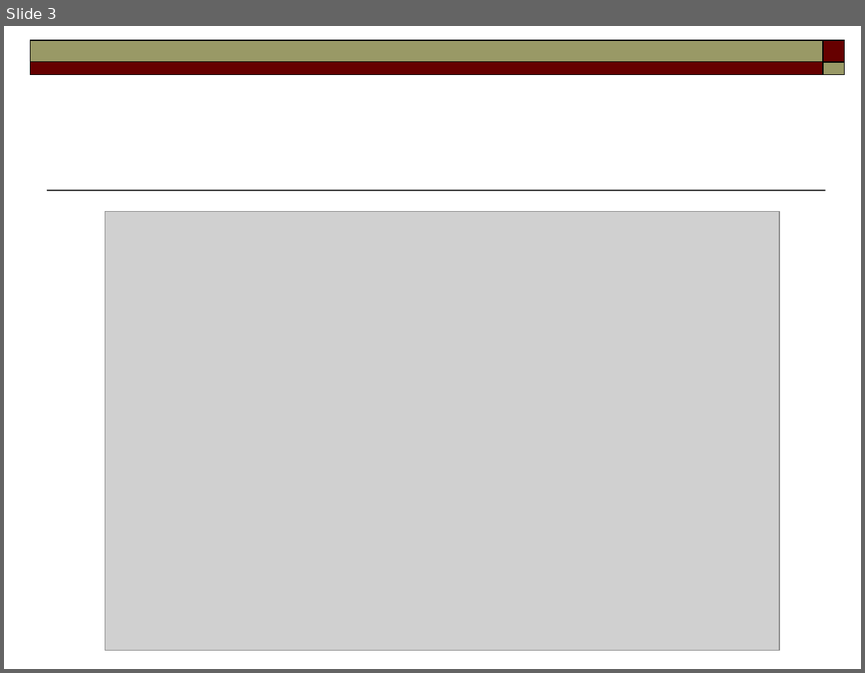
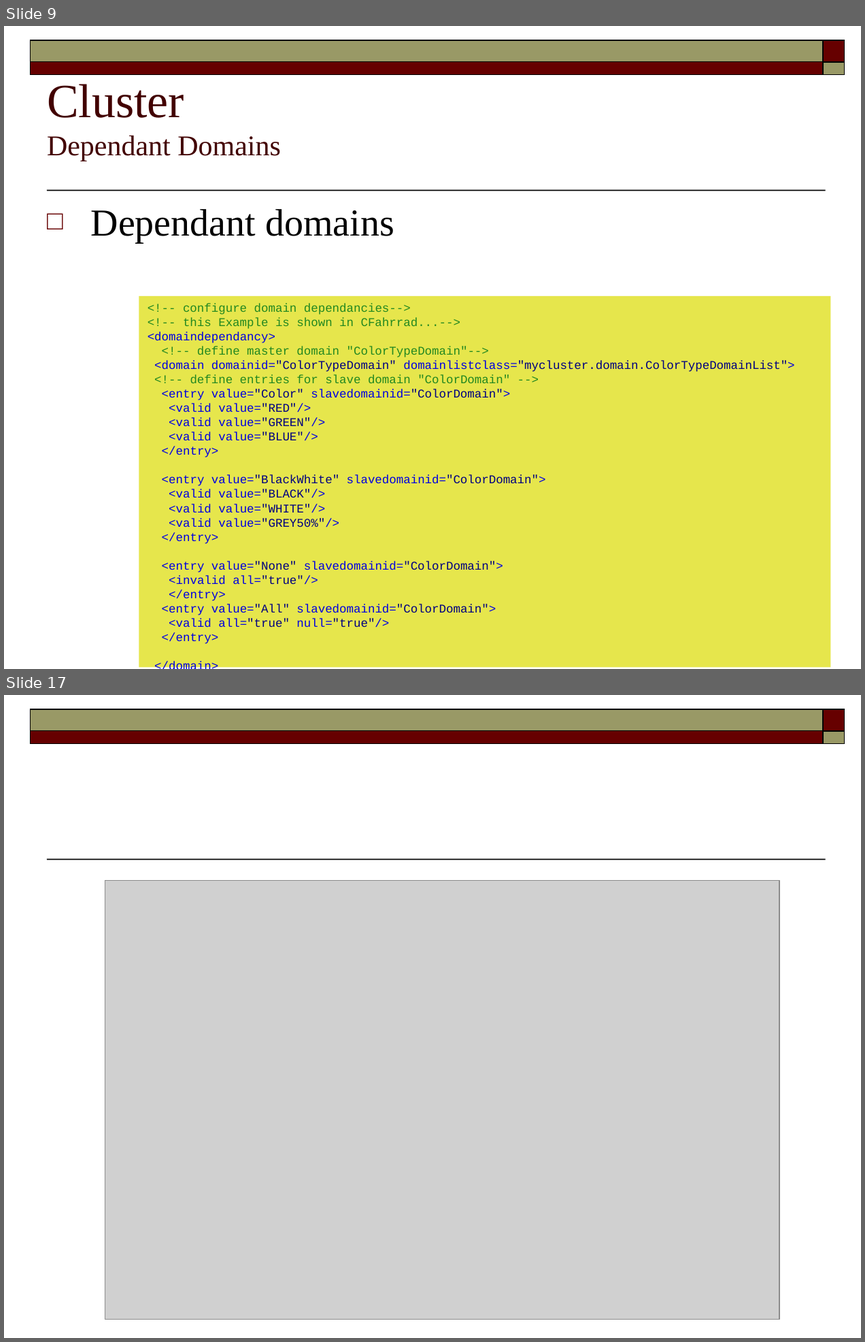
Before and after one commit to FaKod/JDBCluster, a slide deck: JDBCluster/Doc/MetaPersistence.odp. Shown one above the other, each under a label of ours: slide 3 before the commit, slides 9 and 17 after it; the slides between them are not shown. The pictures are 865x673 and 865x1342 pixels, drawn with LibreOffice and Linux fonts; fonts in the diff are those of the drawing; grey boxes stand for pictures. Boxes give left, top, right and bottom in pixels: in the first picture for what was removed or moved away, otherwise in the second. Text is boxed around its words. In the diff, an @@ line names an element or a change of style, - is before the commit and + after.

```diff
--- a/JDBCluster/Doc/MetaPersistence.odp
+++ b/JDBCluster/Doc/MetaPersistence.odp
@@ slide 9 added at [4, 26, 861, 669], background #FFFFFF; not listed: 5 template elements that a slide beside it also shows @@
@@ title added at [47, 84, 281, 161], 24 pt, text #420000 @@
+Cluster
+Dependant Domains
@@ text added at [91, 209, 394, 242], 32 pt, text #000000 @@
+□ Dependant domains
@@ rectangle added at [139, 296, 830, 667], fill #E6E64C, 10 pt, text #0000E1 @@
+<!-- configure domain dependancies-->
+<!-- this Example is shown in CFahrrad...-->
+<domaindependancy>
+<!-- define master domain "ColorTypeDomain"-->
+<domain domainid="ColorTypeDomain" domainlistclass="mycluster.domain.ColorTypeDomainList">
+<!-- define entries for slave domain "ColorDomain" -->
+<entry value="Color" slavedomainid="ColorDomain">
+<valid value="RED"/>
+<valid value="GREEN"/>
+<valid value="BLUE"/>
+</entry>
+<entry value="BlackWhite" slavedomainid="ColorDomain">
+<valid value="BLACK"/>
+<valid value="WHITE"/>
+<valid value="GREY50%"/>
+</entry>
+<entry value="None" slavedomainid="ColorDomain">
+<invalid all="true"/>
+</entry>
+<entry value="All" slavedomainid="ColorDomain">
+<valid all="true" null="true"/>
+</entry>
+</domain>
+</domaindependancy>
@@ what was slide 3 is now slide 17 @@
```
Also in this commit, not shown: 2 slides changed, 13 other slides added.
